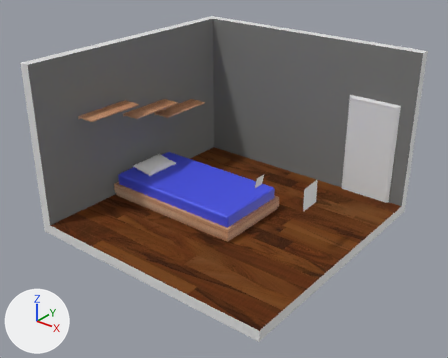
One commit to the Blender file TestEnvironment/scenes/EnvironmentCheckerboard_set6.blend: the scene before it, then after it.
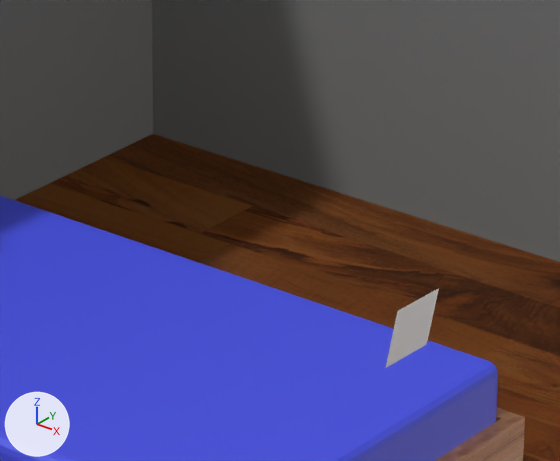
There are two pictures of each version: one whole from a 50 mm camera at (30.96, -43.11, 32.67) aimed at (1.12, -5.81, 9.54), one close up on the part from 42% to 64% of the width and 35% to 57% of the height. Arrows for +X, +Y and +Z are at lower left; the lights stay in place. The last two pictures show the newer version.
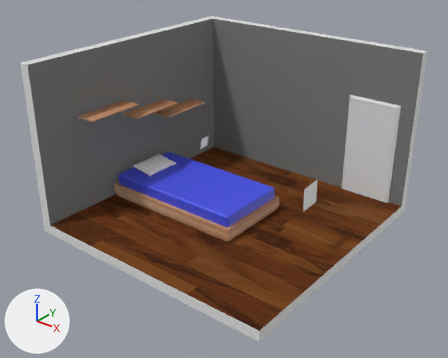
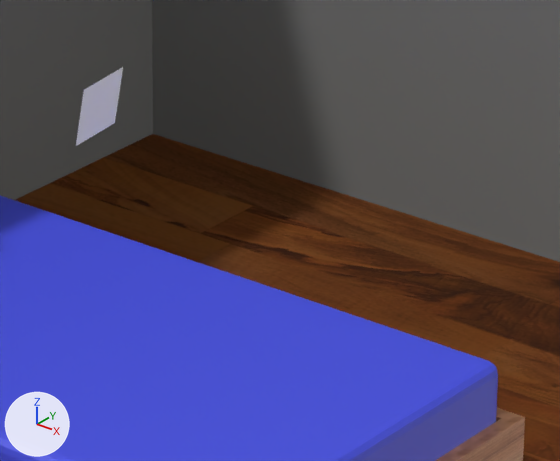
What differs and where, as boxes (x1, y1, x2, y2) in the close-ups (560 x 461 px):
'Checkerboard', moved, turned
    before: (386, 288, 439, 367)
    after: (76, 67, 123, 146)

Edits to the bpy script that builds the scene:
```text
Change ob_checkerboard:
    ob_checkerboard.location: (4.39, -5.19, 10.08) -> (-1.2, -5.59, 12.25)
    ob_checkerboard.rotation_euler: (-3.138, 4.906, -31.44) -> (-2.944, 4.92, -31.54)  # degrees (-180, 281, 359) -> degrees (-169, 282, 353)
```
